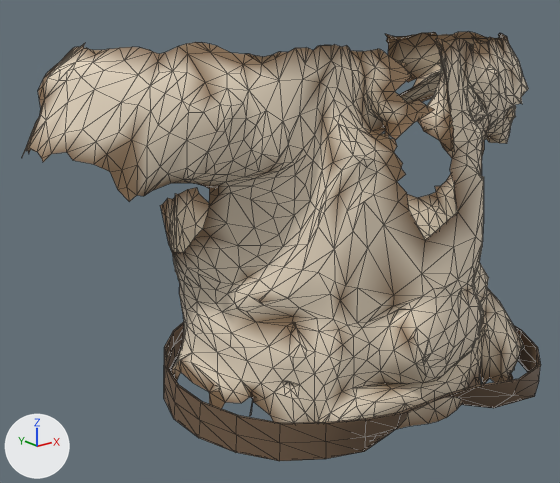
Before and after pictures for a commit that changed the glTF model assets_src/armor/kargan_2/leather_a_chest.glb.
Rendered twice from a camera (50 mm lens) standing at (-0.993, -1.111, 1.727) and looking at (-0.097, 0.009, 1.279). Lighting does not change. The marker at lower left points along +X, +Y and +Z. The picture after the commit comes second. Mesh edges are drawn as thin lines. Vertices at exactly the same position are counted once.

Before the edit, the objects in view are built like this:
```python
mat_leather = bpy.data.materials.new('leather')
mat_leather.use_nodes = True; mat_leather.node_tree.nodes.clear()
_N = mat_leather.node_tree.nodes; _L = mat_leather.node_tree.links
n0 = _N.new('ShaderNodeBsdfPrincipled'); n0.name = 'Principled BSDF'
n0.inputs[2].default_value = 0.66  # 'Roughness'
n1 = _N.new('ShaderNodeOutputMaterial'); n1.name = 'Material Output'
n2 = _N.new('ShaderNodeVertexColor'); n2.name = 'Color Attribute'
_L.new(n0.outputs[0], n1.inputs[0])  # 'BSDF' to 'Surface'
_L.new(n2.outputs[0], n0.inputs[0])  # 'Color' to 'Base Color'
me_leather_a_chest = bpy.data.meshes.new('leather_a_chest')
me_leather_a_chest.from_pydata(...)  # 1995 vertices, 3418 faces; spans x -0.545..0.56, y -0.39..0.262, z 0.999..1.665
me_leather_a_chest.materials.append(mat_leather)
ob_leather_a_chest = bpy.data.objects.new('leather_a_chest', me_leather_a_chest)
ob_leather_a_chest.location = (0.0, 0.0, 0.0)
```
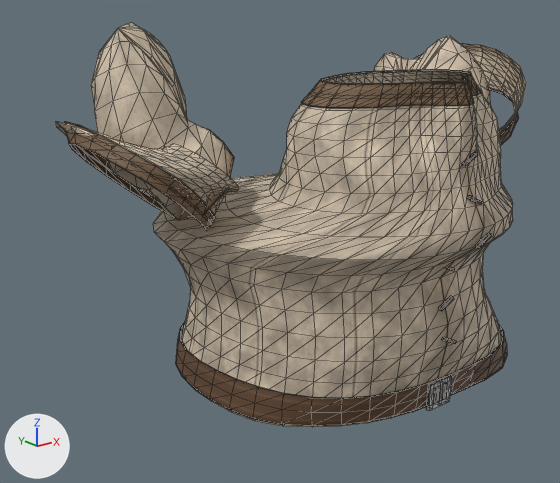
What changed in the scene script:
```text
Add img_strap_c_png:
    img_strap_c_png = load_image('strap_c.png', '../textures/strap_c.png', 128, 64, 'sRGB')
Add img_strap_orm_png:
    img_strap_orm_png = load_image('strap_orm.png', '../textures/strap_orm.png', 128, 64, 'Non-Color')
Add img_strap_n_png:
    img_strap_n_png = load_image('strap_n.png', '../textures/strap_n.png', 128, 64, 'Non-Color')
Add img_leather_orm_png:
    img_leather_orm_png = load_image('leather_orm.png', '../textures/leather_orm.png', 256, 256, 'Non-Color')
Add img_leather_n_png:
    img_leather_n_png = load_image('leather_n.png', '../textures/leather_n.png', 256, 256, 'Non-Color')
Add img_leather_c_png:
    img_leather_c_png = load_image('leather_c.png', '../textures/leather_c.png', 256, 256, 'sRGB')
Change mat_leather:
    remove # nodes: BsdfPrincipled, OutputMaterial, VertexColor
    nodes: BsdfPrincipled, Mix, NormalMap, OutputMaterial, SeparateColor, TexImage x3, VertexColor
    uses the picture img_leather_c_png
    uses the picture img_leather_n_png
    uses the picture img_leather_orm_png
Add mat_iron:
    mat_iron = bpy.data.materials.new('iron')
    mat_iron.use_nodes = True; mat_iron.node_tree.nodes.clear()
    _N = mat_iron.node_tree.nodes; _L = mat_iron.node_tree.links
    n0 = _N.new('ShaderNodeBsdfPrincipled'); n0.name = 'Principled BSDF'
    n0.inputs[1].default_value = 1.0  # 'Metallic'
    n0.inputs[2].default_value = 0.48  # 'Roughness'
    n1 = _N.new('ShaderNodeOutputMaterial'); n1.name = 'Material Output'
    n2 = _N.new('ShaderNodeVertexColor'); n2.name = 'Color Attribute'
    _L.new(n0.outputs[0], n1.inputs[0])  # 'BSDF' to 'Surface'
    _L.new(n2.outputs[0], n0.inputs[0])  # 'Color' to 'Base Color'
Add mat_strap:
    mat_strap = bpy.data.materials.new('strap')
    # uses the picture img_strap_c_png
    # uses the picture img_strap_n_png
    # uses the picture img_strap_orm_png
Change me_leather_a_chest:
    used by ob_leather_a_chest; location = (0.0, 0.0, 0.0)
    remove me_leather_a_chest.from_pydata(...)  # 1995 vertices, 3418 faces; spans x -0.545..0.56, y -0.39..0.262, z 0.999..1.665
    add me_leather_a_chest.from_pydata(...)  # 2078 vertices, 3704 faces; spans x -0.491..0.522, y -0.392..0.295, z 1.027..1.69
    me_leather_a_chest part 1: a new loose piece, a box spanning x -0.0039..0.0021, y -0.3272..-0.3212, z 1.0386..1.0839, in mat_iron
    me_leather_a_chest part 2: the loose piece of 1855 vertices spanning x -0.545..0.56, y -0.34..0.244, z 1.002..1.665 is rebuilt with 720 vertices and now spans x -0.326..0.332, y -0.389..0.295, z 1.027..1.599
    me_leather_a_chest part 3: the loose piece of 140 vertices spanning x -0.361..0.374, y -0.39..0.262, z 0.999..1.069 is rebuilt with 180 vertices and now spans x -0.305..0.338, y -0.326..0.235, z 1.033..1.09, in mat_strap
    me_leather_a_chest part 4: 1170 vertices added at x -0.491..0.522, y -0.392..0.237, z 1.036..1.69
    add me_leather_a_chest.materials.append(mat_iron)
    add me_leather_a_chest.materials.append(mat_strap)
```

Where the change shows, as pixel boxes [x1, y1, x2, y2] in the pictures (560 x 483 px):
'leather_a_chest', surface changed, reshaped (9% narrower): before [22, 32, 541, 461]; after [56, 22, 526, 427]
part 1 of me_leather_a_chest, added: after [437, 381, 443, 405]
part 2 of me_leather_a_chest, rebuilt (29% narrower, 10% shorter): before [22, 32, 528, 429]; after [153, 71, 513, 427]
part 3 of me_leather_a_chest, rebuilt: before [164, 322, 541, 461]; after [176, 322, 507, 426]
part 4 of me_leather_a_chest, added (beige): after [56, 22, 526, 411]
